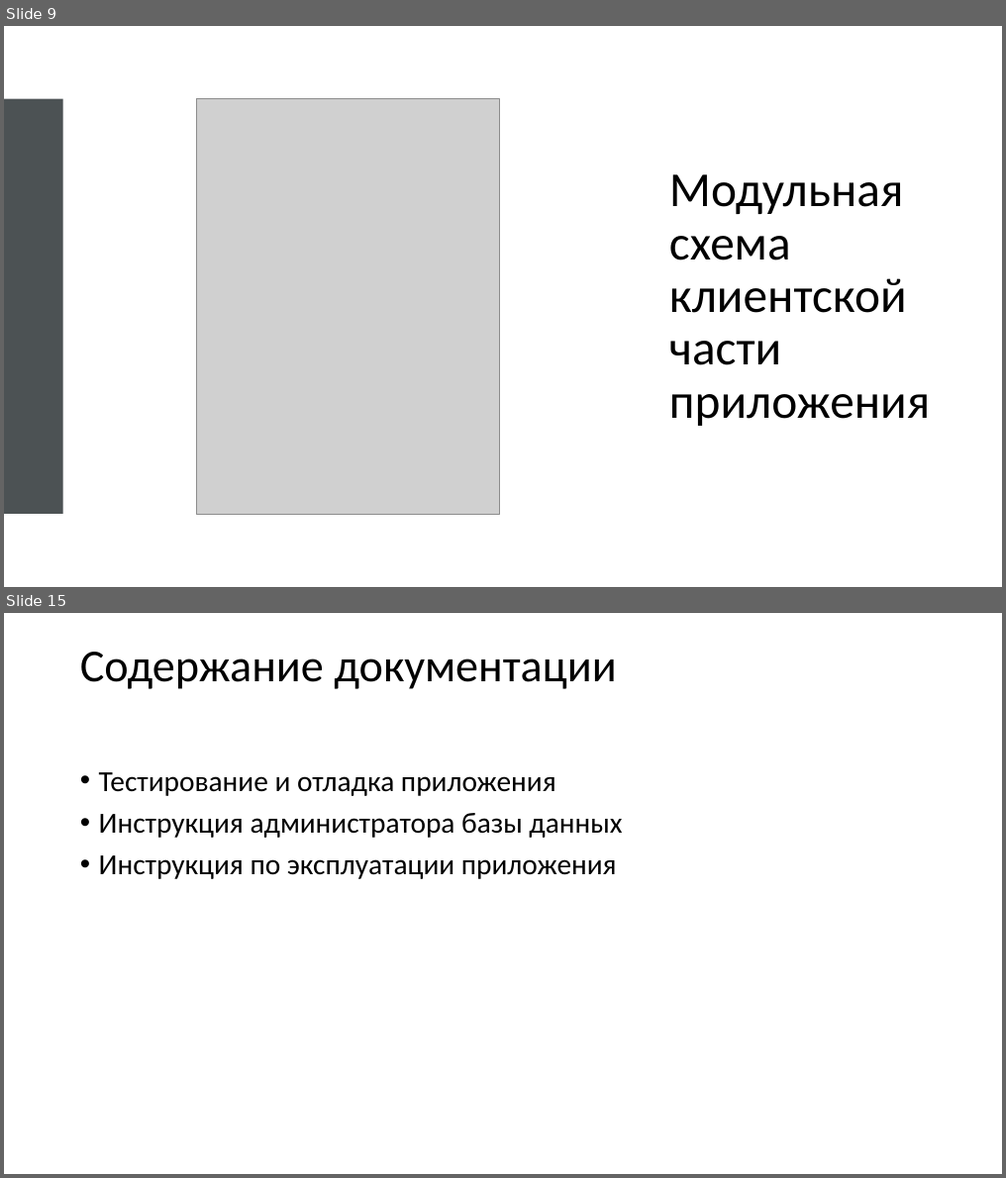
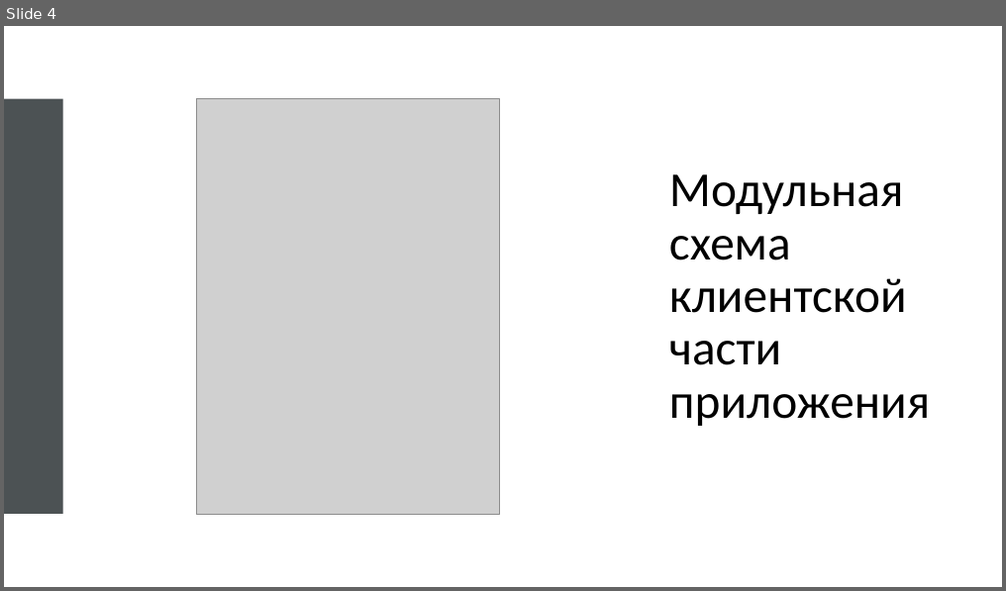
Before and after one commit to CreeptonIsReal/BookingRepCourseProject, a slide deck: Материалы/Prezentatsia_k_kursovomu_proektu (1).pptx. Shown one above the other, each under a label of ours: slides 9 and 15 before the commit, slide 4 after it; the slides between them are not shown. The pictures are 1006x1178 and 1006x591 pixels, drawn with LibreOffice and Linux fonts; fonts in the diff are those of the drawing; grey boxes stand for pictures. Boxes give left, top, right and bottom in pixels: in the first picture for what was removed or moved away, otherwise in the second. Text is boxed around its words. In the diff, an @@ line names an element or a change of style, - is before the commit and + after.

```diff
--- a/Материалы/Prezentatsia_k_kursovomu_proektu (1).pptx
+++ b/Материалы/Prezentatsia_k_kursovomu_proektu (1).pptx
@@ slide 15 removed at box(4, 613, 1002, 1174), background #FFFFFF @@
@@ title removed at box(80, 652, 616, 689) @@
-Содержание документации
@@ text removed at box(99, 772, 622, 879) @@
-• Тестирование и отладка приложения
-• Инструкция администратора базы данных
-• Инструкция по эксплуатации приложения
@@ what was slide 9 is now slide 4 @@
```
Also in this commit, not shown: 1 slide changed, 10 other slides removed, 1 other file.
